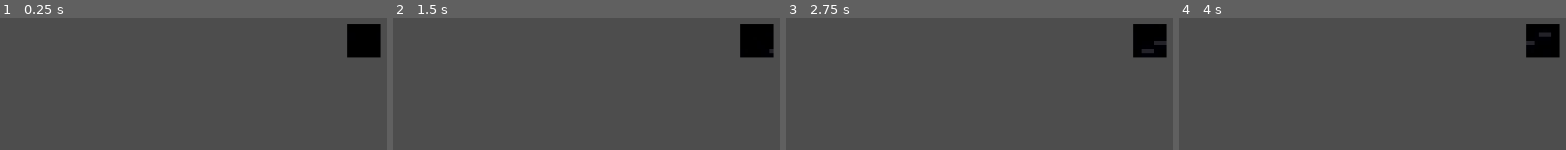
Above: before the commit, frames 1-4 (left to right).
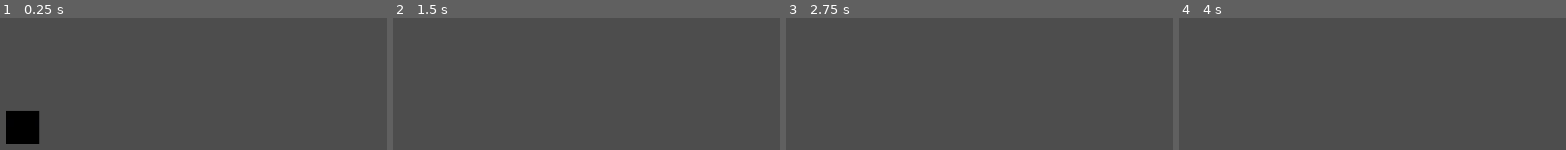
Above: after the commit, the same moments.

Repository: AzmainAhnaf/Speed-Jam-1
Game: Godot game, scene res://scenes/game.tscn
Same seed, same stepped clock (60 frames per second), same inputs: the game is played once before the commit and once after it.
Inputs:
- Up to frame 1 (0.25 s): no input
- Up to frame 2 (1.5 s): tap Enter (ui_accept) at 0.5, 0.77 s; hold Right (ui_right) from 0.53 s (still down)
- Up to frame 3 (2.75 s): tap Enter (ui_accept) at 1.52, 2 s; release Right (ui_right) at 2.03 s; hold Left (ui_left) from 2.03 s (still down)
- Up to frame 4 (4 s): release Left (ui_left) at 2.78 s; hold Right (ui_right) from 2.78 s (still down); tap Enter (ui_accept) at 3.02, 3.5, 3.77 s

The runs differ from the first frame. In frame 1, 4.4% of the frame differs, in the area x 1-99%, y 4-96%; in frame 2, 2.3%; in frame 3, 2.3%; in frame 4, 2.3%.

Commit message:
necessarয় শিত

Diff:
--- a/scenes/game.tscn
+++ b/scenes/game.tscn
@@ -1,11 +1,37 @@
-[gd_scene load_steps=2 format=3 uid="uid://ccsgrrqmusfgb"]
+[gd_scene load_steps=5 format=3 uid="uid://ccsgrrqmusfgb"]
 
 [ext_resource type="PackedScene" uid="uid://dbec3d5jx4ugc" path="res://scenes/player.tscn" id="1_uouon"]
+[ext_resource type="Texture2D" uid="uid://src50b5lkno5" path="res://assets/sprites/Tileset.png" id="2_vbvfb"]
+
+[sub_resource type="TileSetAtlasSource" id="TileSetAtlasSource_fhgqg"]
+resource_name = "white_tiles"
+texture = ExtResource("2_vbvfb")
+texture_region_size = Vector2i(8, 8)
+0:0/0 = 0
+1:0/0 = 0
+2:0/0 = 0
+3:0/0 = 0
+0:1/0 = 0
+1:1/0 = 0
+2:1/0 = 0
+3:1/0 = 0
+
+[sub_resource type="TileSet" id="TileSet_knd5i"]
+tile_shape = 2
+tile_size = Vector2i(8, 8)
+sources/0 = SubResource("TileSetAtlasSource_fhgqg")
 
 [node name="Game" type="Node2D"]
 
 [node name="Player" parent="." instance=ExtResource("1_uouon")]
-position = Vector2(83, 2)
+position = Vector2(98, 57)
 
-[node name="Camera2D" type="Camera2D" parent="."]
+[node name="Camera2D" type="Camera2D" parent="Player"]
+position = Vector2(-1, -2)
 zoom = Vector2(6, 6)
+position_smoothing_enabled = true
+
+[node name="TileMap" type="TileMap" parent="."]
+position = Vector2(103, 56)
+tile_set = SubResource("TileSet_knd5i")
+format = 2
--- a/scenes/player.tscn
+++ b/scenes/player.tscn
@@ -1,5 +1,6 @@
-[gd_scene load_steps=21 format=3 uid="uid://dbec3d5jx4ugc"]
+[gd_scene load_steps=22 format=3 uid="uid://dbec3d5jx4ugc"]
 
+[ext_resource type="Script" path="res://scripts/player.gd" id="1_2dgsp"]
 [ext_resource type="Texture2D" uid="uid://cybnsuo2pmmef" path="res://assets/sprites/player_linear.jpeg" id="1_3ddx0"]
 
 [sub_resource type="AtlasTexture" id="AtlasTexture_6fcbh"]
@@ -133,11 +134,12 @@
 size = Vector2(6, 7)
 
 [node name="Player" type="CharacterBody2D"]
+script = ExtResource("1_2dgsp")
 
 [node name="AnimatedSprite2D" type="AnimatedSprite2D" parent="."]
 sprite_frames = SubResource("SpriteFrames_jhish")
 autoplay = "default"
-frame_progress = 0.193163
+frame_progress = 0.247634
 
 [node name="CollisionShape2D" type="CollisionShape2D" parent="."]
 position = Vector2(0, 0.5)
Binary file added: assets/sprites/Tileset.png
Not shown, added: assets/sprites/Tileset.png.import
Binary file added: assets/sprites/white platform.jpeg
Not shown, added: assets/sprites/white platform.jpeg.import
